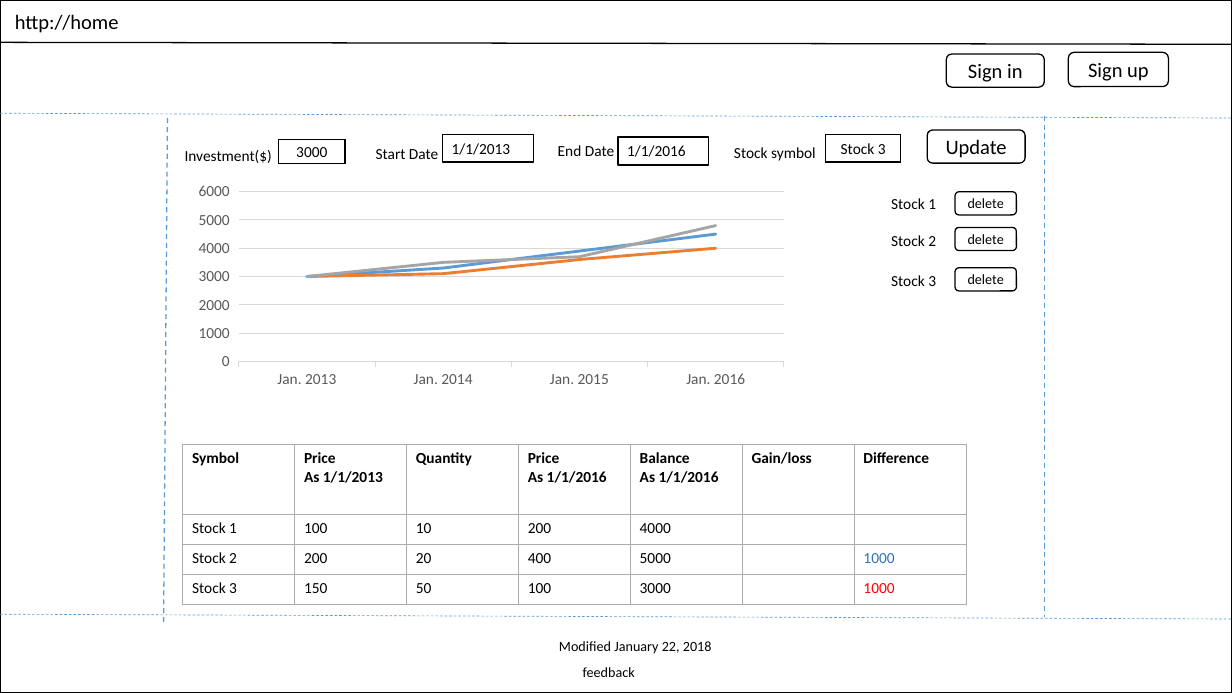
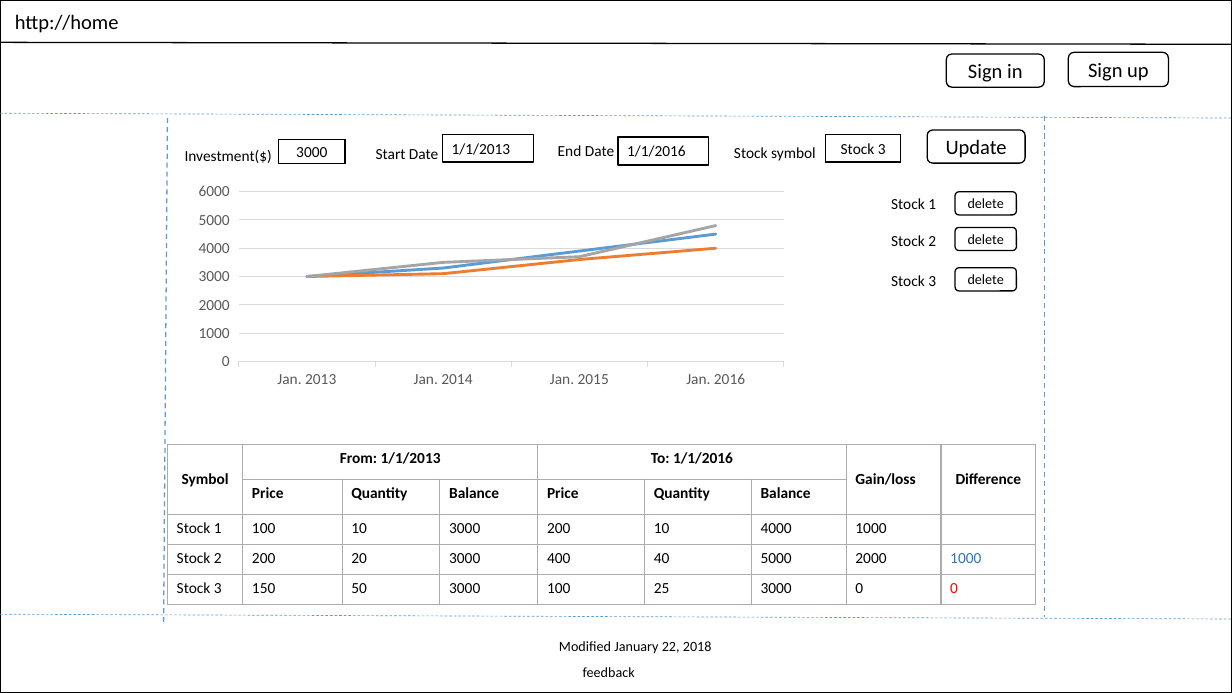
Before and after one commit to trevor-tran/stock-performance, a slide deck: slide 1 of docs/design/UIprototype.pptx. Drawn at 1232x693 pixels with LibreOffice and Linux fonts; fonts in the diff are those of the drawing. Boxes give left, top, right and bottom in pixels: in the first picture for what was removed or moved away, otherwise in the second. Text is boxed around its words. In the diff, an @@ line names an element or a change of style, - is before the commit and + after.

Commit message:
UI updated

```diff
--- a/docs/design/UIprototype.pptx
+++ b/docs/design/UIprototype.pptx
@@ table at (x1=167, y1=445, x2=1038, y2=605) @@
-Symbol | Price / As 1/1/2013 | Quantity | Price / As 1/1/2016 | Balance / As 1/1/2016 | Gain/loss | Difference
-Stock 1 | 100 | 10 | 200 | 4000 |  | 
-Stock 2 | 200 | 20 | 400 | 5000 |  | 1000
-Stock 3 | 150 | 50 | 100 | 3000 |  | 1000
+Symbol | From: 1/1/2013 |  |  | To: 1/1/2016 |  |  | Gain/loss | Difference
+ | Price | Quantity | Balance | Price | Quantity | Balance |  | 
+Stock 1 | 100 | 10 | 3000 | 200 | 10 | 4000 | 1000 | 
+Stock 2 | 200 | 20 | 3000 | 400 | 40 | 5000 | 2000 | 1000
+Stock 3 | 150 | 50 | 3000 | 100 | 25 | 3000 | 0 | 0
@@ table resized from (x1=183, y1=445, x2=966, y2=605) to (x1=167, y1=445, x2=1038, y2=605) @@
```
